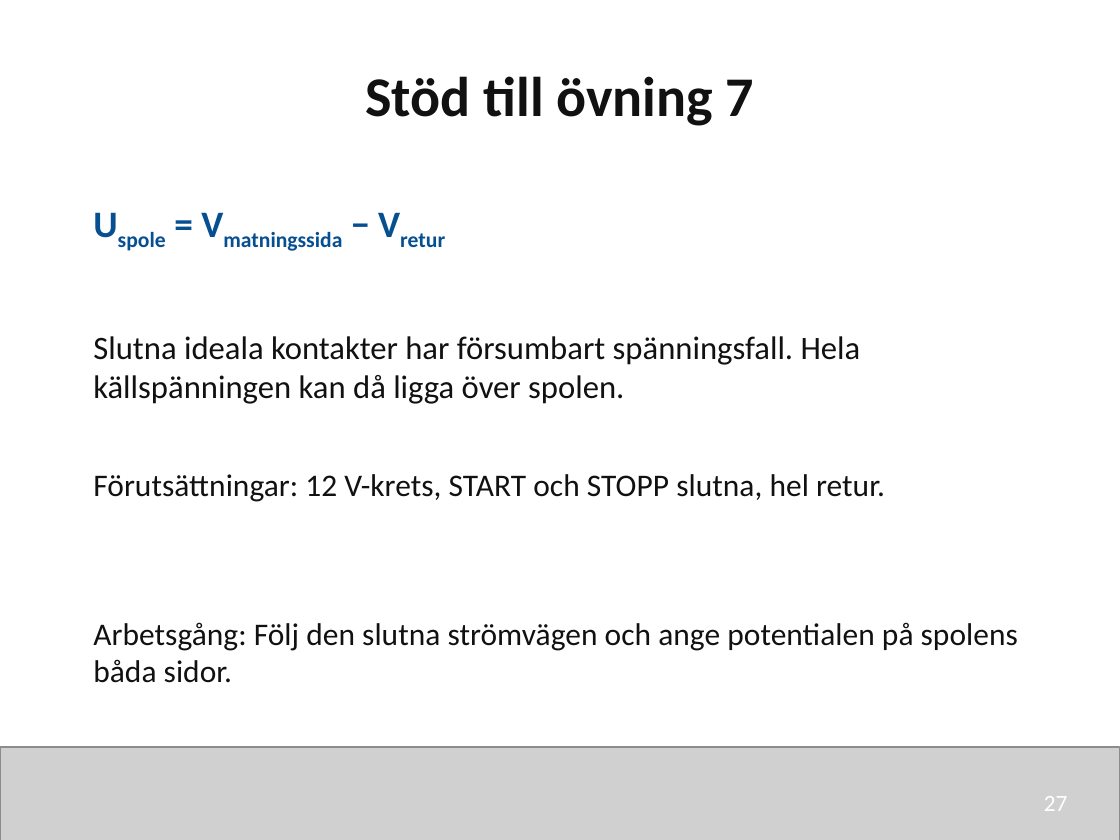
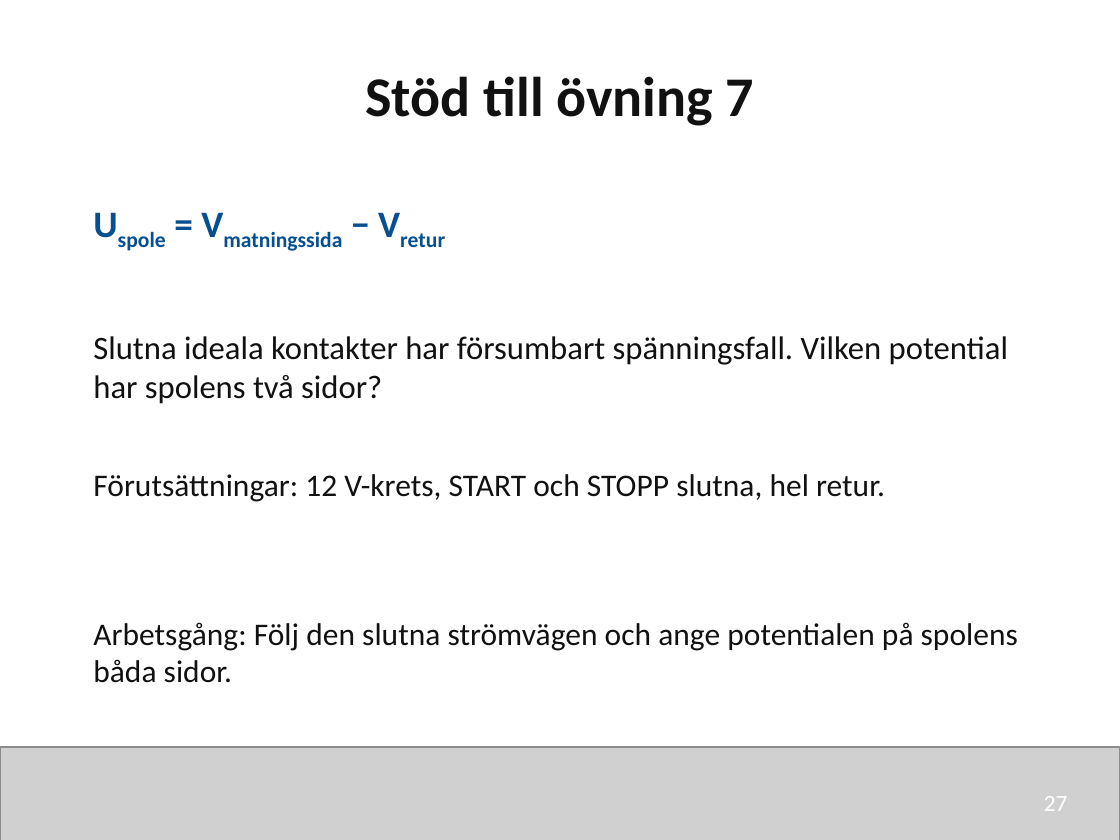
Before and after one commit to nj22az/nj22az.github.io, a slide deck: slide 27 of sjoskolan/vecka-43/aktuell/v43_03_Elscheman_och_dokumentation_elev.pptx. Drawn at 1120x840 pixels with LibreOffice and Linux fonts; fonts in the diff are those of the drawing; grey boxes stand for pictures. Boxes give left, top, right and bottom in pixels: in the first picture for what was removed or moved away, otherwise in the second. Text is boxed around its words. In the diff, an @@ line names an element or a change of style, - is before the commit and + after.

```diff
--- a/sjoskolan/vecka-43/aktuell/v43_03_Elscheman_och_dokumentation_elev.pptx
+++ b/sjoskolan/vecka-43/aktuell/v43_03_Elscheman_och_dokumentation_elev.pptx
@@ text at (93,336,1008,404): text changed @@
-Slutna ideala kontakter har försumbart spänningsfall. Hela källspänningen kan då ligga över spolen.
+Slutna ideala kontakter har försumbart spänningsfall. Vilken potential har spolens två sidor?
```
Also in this commit, not shown: 5 other slides changed, 13 other files.
